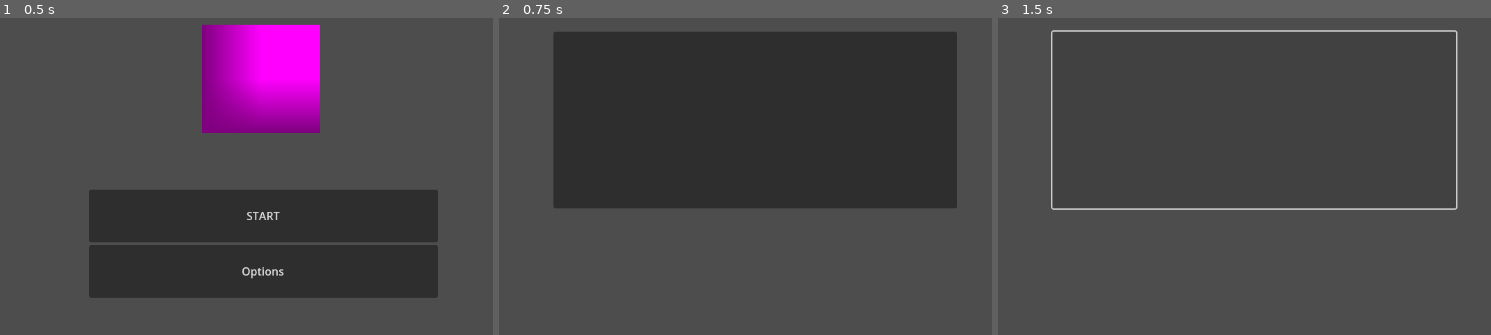
Above: before the commit, frames 1-3 (left to right).
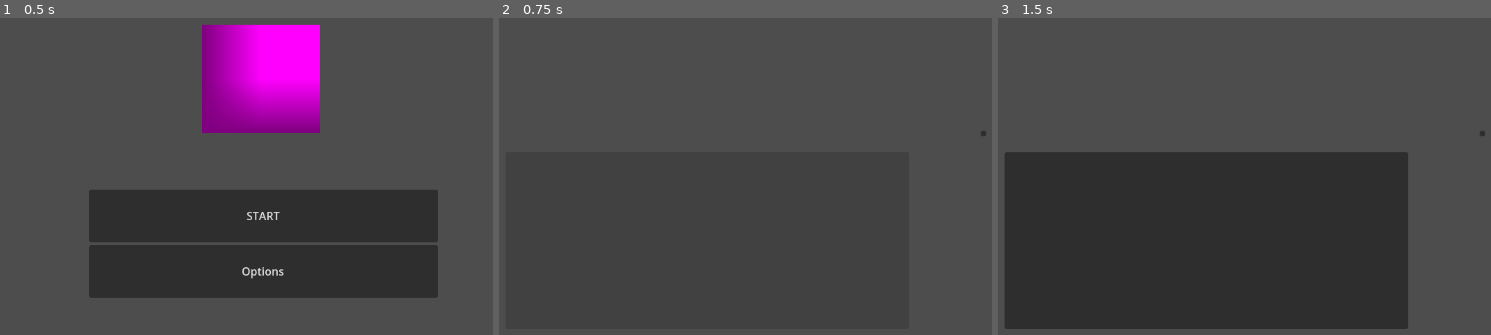
Above: after the commit, the same moments.

Repository: taxiLotus/Bio-Project-Godot
Game: Godot game, scene res://Game/Scenes/main.tscn
The game is run twice, just before and just after one commit, with the same random seed, the same clock (stepped at 60 frames per second) and the same inputs.
Inputs (mouse positions are in pixels of both pictures, inside the frame that each line leads up to):
- Up to frame 1 (0.5 s): no input
- Up to frame 2 (0.75 s): click "START" at 0.5 s
- Up to frame 3 (1.5 s): click (1254, 119) at 1.27 s

Frame 1 is identical in both runs. In frame 2, 33% of the frame differs, in the area x 11-99%, y 4-60%; in frame 3, 34%, in the area x 1-99%, y 3-99%.

Commit message:
nightwork

Diff:
--- /dev/null
+++ b/bio-teaching-project/Game/Misc/global.gd
@@ -0,0 +1,17 @@
+extends Node
+
+var current_scene = null
+
+func _ready():
+	var root = get_tree().root
+	current_scene = root.get_child(-1)
+
+func goto_scene(path):
+	_deferred_goto_scene.call_deferred(path)
+
+func _deferred_goto_scene(path):
+	current_scene.free()
+	var s = ResourceLoader.load(path)
+	current_scene = s.instantiate()
+	get_tree().root.add_child(current_scene)
+	get_tree().current_scene = current_scene
--- /dev/null
+++ b/bio-teaching-project/Game/Misc/vocab_list.gd
@@ -0,0 +1,5 @@
+extends Node
+
+var vocab = {
+	"Aorta" : "test"
+}
--- a/bio-teaching-project/Game/Scenes/main.tscn
+++ b/bio-teaching-project/Game/Scenes/main.tscn
@@ -1,6 +1,6 @@
 [gd_scene load_steps=3 format=3 uid="uid://t6sqm5kikuw3"]
 
-[ext_resource type="PackedScene" uid="uid://bt4fjr3ldsqj0" path="res://game/scenes/screens/start_screen.tscn" id="1_20rwd"]
+[ext_resource type="PackedScene" uid="uid://bt4fjr3ldsqj0" path="res://Game/Scenes/screens/start_screen.tscn" id="1_20rwd"]
 
 [sub_resource type="PlaceholderTexture2D" id="PlaceholderTexture2D_jbjdl"]
 
--- a/bio-teaching-project/Game/Scenes/screens/after_start.tscn
+++ b/bio-teaching-project/Game/Scenes/screens/after_start.tscn
@@ -1,9 +1,9 @@
-[gd_scene format=3 uid="uid://cpqfmm47kfr2y"]
+[gd_scene format=3 uid="uid://cdcvfu1saux3v"]
 
 [node name="AfterStart" type="Node2D"]
 
 [node name="Button" type="Button" parent="."]
-offset_left = 276.0
-offset_top = 115.0
-offset_right = 858.0
-offset_bottom = 370.0
+offset_left = 215.0
+offset_top = 300.0
+offset_right = 797.0
+offset_bottom = 555.0
--- /dev/null
+++ b/bio-teaching-project/Game/Scenes/screens/organ_screen.tscn
@@ -0,0 +1,27 @@
+[gd_scene load_steps=2 format=3 uid="uid://cpqfmm47kfr2y"]
+
+[ext_resource type="Script" uid="uid://bdggsl7g6t4nk" path="res://Game/Types/vocab_word.gd" id="1_foh17"]
+
+[node name="AfterStart" type="Node2D"]
+
+[node name="Button" type="Button" parent="."]
+offset_left = 207.0
+offset_top = 289.0
+offset_right = 789.0
+offset_bottom = 544.0
+
+[node name="ScrollContainer" type="ScrollContainer" parent="."]
+offset_left = 892.0
+offset_top = 258.0
+offset_right = 1090.0
+offset_bottom = 620.0
+
+[node name="VBoxContainer" type="VBoxContainer" parent="ScrollContainer"]
+layout_mode = 2
+
+[node name="Button" type="Button" parent="ScrollContainer/VBoxContainer"]
+layout_mode = 2
+
+[node name="VocabWord" type="Node" parent="ScrollContainer/VBoxContainer"]
+script = ExtResource("1_foh17")
+metadata/_custom_type_script = "uid://bdggsl7g6t4nk"
--- a/bio-teaching-project/Game/Scenes/screens/start_screen.gd
+++ b/bio-teaching-project/Game/Scenes/screens/start_screen.gd
@@ -3,4 +3,4 @@
 
 
 func _on_start_button_pressed() -> void:
-	get_tree().change_scene_to_file("res://game/scenes/screens/after_start.tscn")
+	get_tree().change_scene_to_file("res://game/scenes/screens/organ_screen.tscn")
--- a/bio-teaching-project/Game/Scenes/screens/start_screen.tscn
+++ b/bio-teaching-project/Game/Scenes/screens/start_screen.tscn
@@ -1,7 +1,7 @@
 [gd_scene load_steps=3 format=3 uid="uid://bt4fjr3ldsqj0"]
 
-[ext_resource type="Script" uid="uid://b6djsomk0d4f7" path="res://game/scenes/start_button.gd" id="1_2eerm"]
-[ext_resource type="Script" uid="uid://djpjao26167l2" path="res://game/scenes/screens/start_screen.gd" id="1_sopfb"]
+[ext_resource type="Script" uid="uid://b6djsomk0d4f7" path="res://Game/Scenes/start_button.gd" id="1_2eerm"]
+[ext_resource type="Script" uid="uid://djpjao26167l2" path="res://Game/Scenes/screens/start_screen.gd" id="1_sopfb"]
 
 [node name="StartScreen" type="Control"]
 layout_mode = 3
--- /dev/null
+++ b/bio-teaching-project/Game/Types/vocab_word.gd
@@ -0,0 +1,9 @@
+class_name VocabWord
+extends Node
+
+var word_name: String
+var definition: String
+
+func add_vocab(word: String):
+	word_name = word
+	definition = VocabList.vocab[word]
--- /dev/null
+++ b/bio-teaching-project/Game/Types/vocab_word.tscn
@@ -0,0 +1,13 @@
+[gd_scene load_steps=2 format=3 uid="uid://c1nd716ilv6ym"]
+
+[ext_resource type="Script" uid="uid://bdggsl7g6t4nk" path="res://Game/Types/vocab_word.gd" id="1_n0upp"]
+
+[node name="VocabWord" type="Node"]
+script = ExtResource("1_n0upp")
+metadata/_custom_type_script = "uid://bdggsl7g6t4nk"
+
+[node name="Button" type="Button" parent="."]
+offset_left = 172.0
+offset_top = 121.0
+offset_right = 337.0
+offset_bottom = 180.0
--- a/bio-teaching-project/project.godot
+++ b/bio-teaching-project/project.godot
@@ -14,3 +14,8 @@
 run/main_scene="uid://t6sqm5kikuw3"
 config/features=PackedStringArray("4.4", "Forward Plus")
 config/icon="res://icon.svg"
+
+[autoload]
+
+Global="*res://Game/Misc/global.gd"
+VocabList="*res://Game/VocabList.tscn"
Not shown, added: bio-teaching-project/Game/Misc/global.gd.uid
Not shown, added: bio-teaching-project/Game/Misc/vocab_list.gd.uid
Not shown, added: bio-teaching-project/Game/Types/vocab_word.gd.uid
Not shown, removed: bio-teaching-project/Game/assets/sprites/505-5052352_realistic-download-f-removebg-preview.png.import
Renamed: bio-teaching-project/Game/assets/sprites/505-5052352_realistic-download-f-removebg-preview.png -> bio-teaching-project/sprites/505-5052352_realistic-download-f-removebg-preview.png
Not shown, added: bio-teaching-project/sprites/505-5052352_realistic-download-f-removebg-preview.png.import
